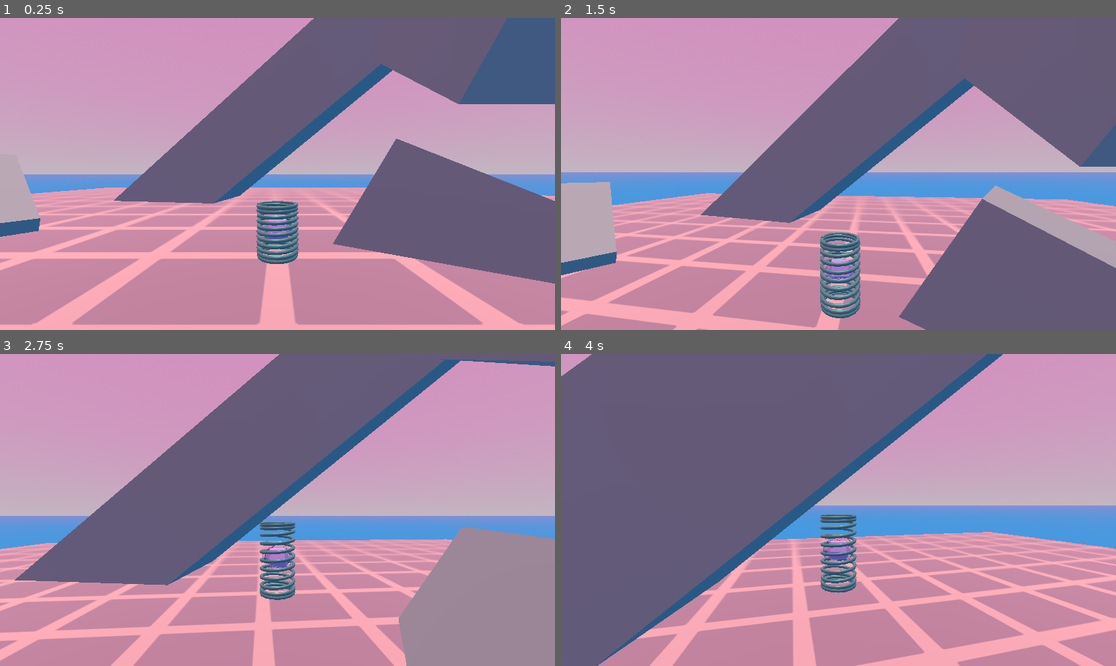
Above: before the commit, frames 1-4 (two rows, left to right).
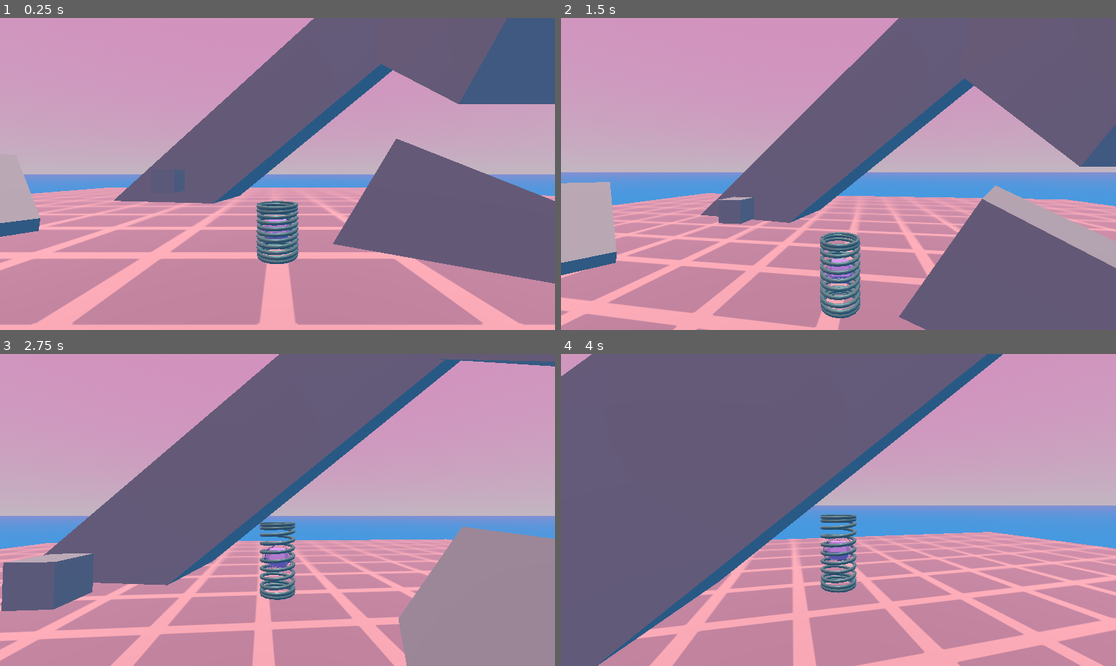
Above: after the commit, the same moments.

Repository: Althories/springstar
Game: Godot game, scene res://Scenes/Levels/main.tscn
The game is run twice, just before and just after one commit, with the same random seed, the same clock (stepped at 60 frames per second) and the same inputs. This scene is started directly instead of the project's main scene.
Inputs (mouse positions are in pixels of both pictures, inside the frame that each line leads up to):
- Up to frame 1 (0.25 s): no input
- Up to frame 2 (1.5 s): move the mouse to (866, 174) at 0.52 s; press the mouse at (866, 174) at 0.53 s; hold W (move_forward) from 0.53 s (still down); tap Space (jump) at 0.77 s; move the mouse to (810, 174) at 1.27 s; release the mouse at (810, 174) at 1.28 s; tap Tab (show_compass) at 1.35 s
- Up to frame 3 (2.75 s): keep holding W (move_forward); tap Space (jump) at 1.52 s; move the mouse to (288, 503) at 2.02 s; press the mouse at (288, 503) at 2.03 s
- Up to frame 4 (4 s): keep holding W (move_forward); move the mouse to (832, 516) at 2.77 s; release the mouse at (832, 516) at 2.78 s; tap Tab (show_compass) at 2.85 s; tap Space (jump) at 3.02, 3.77 s; move the mouse to (877, 513) at 3.52 s; press the mouse at (877, 513) at 3.53 s

The runs differ from the first frame. In frame 1, 0.1% of the frame differs, in the area x 31-34%, y 48-56%; in frame 2, 0.3%; in frame 3, 2.3%, in the area x 0-17%, y 63-83%; in frame 4, nothing differs.

Commit message:
first push
Figured out how to check for the spring specifically in area script. This is done so that the area sends a signal with its position data to the spring

Diff:
--- a/Scenes/Levels/main.tscn
+++ b/Scenes/Levels/main.tscn
@@ -9,6 +9,7 @@
 [ext_resource type="Texture2D" uid="uid://huw72g3og64t" path="res://Assets/UI/gaugeover.png" id="5_68uyl"]
 [ext_resource type="PackedScene" uid="uid://dcyn5cm8j2dgf" path="res://Scenes/Interactables/ship_part.tscn" id="6_5sf7f"]
 [ext_resource type="Script" uid="uid://baf0uyk8a2wl4" path="res://Scripts/UIScripts/chargemeter.gd" id="6_o6t2q"]
+[ext_resource type="Script" uid="uid://ck6stwkt2trs5" path="res://Scenes/Levels/test_cp.gd" id="10_d8okw"]
 
 [sub_resource type="ProceduralSkyMaterial" id="ProceduralSkyMaterial_xhx3e"]
 sky_top_color = Color(0.824498, 0.567902, 0.745864, 1)
@@ -43,6 +44,10 @@
 [sub_resource type="BoxShape3D" id="BoxShape3D_043wf"]
 size = Vector3(5, 5, 50)
 
+[sub_resource type="BoxShape3D" id="BoxShape3D_5sf7f"]
+
+[sub_resource type="BoxMesh" id="BoxMesh_d8okw"]
+
 [node name="Main2" type="Node"]
 
 [node name="World" type="Node" parent="."]
@@ -180,6 +185,7 @@
 [node name="SpringStuff" type="Node" parent="."]
 
 [node name="TestSpring" parent="SpringStuff" instance=ExtResource("2_hmkfj")]
+collision_layer = 3
 
 [node name="Compass" parent="SpringStuff" instance=ExtResource("3_irfg1")]
 transform = Transform3D(0.1, 0, 0, 0, 0.1, 0, 0, 0, 0.1, -4.819, 5, -4.643)
@@ -223,7 +229,18 @@
 [node name="ship_part" parent="." instance=ExtResource("6_5sf7f")]
 transform = Transform3D(1, 0, 0, 0, 1, 0, 0, 0, 1, -4.5908, 0, 5.34515)
 
+[node name="TestCP" type="Area3D" parent="."]
+transform = Transform3D(1, 0, 0, 0, 1, 0, 0, 0, 1, -4.94339, 1.69183, -4.23631)
+script = ExtResource("10_d8okw")
+
+[node name="TestCP_COL" type="CollisionShape3D" parent="TestCP"]
+shape = SubResource("BoxShape3D_5sf7f")
+
+[node name="TestCP_MESH" type="MeshInstance3D" parent="TestCP"]
+mesh = SubResource("BoxMesh_d8okw")
+
 [connection signal="spring_pos" from="SpringStuff/TestSpring" to="SpringStuff/Compass" method="_on_test_spring_spring_pos"]
 [connection signal="target_pos" from="ship_part" to="SpringStuff/Compass" method="_on_ship_part_target_pos"]
 
+[editable path="SpringStuff/TestSpring"]
 [editable path="SpringStuff/Compass"]
--- /dev/null
+++ b/Scenes/Levels/test_cp.gd
@@ -0,0 +1,12 @@
+extends Area3D
+
+var spring	#This stores the path of the spring node
+			#so that the area can check whether the spring overlaps it
+			#my only worry is whether this constant check impacts performance
+
+func _ready() -> void:
+	spring = get_node("../SpringStuff/TestSpring")	#This will break if this changes (teehee)
+
+func _process(_float) -> void:
+	if overlaps_body(spring):
+		print("spring REGISTERED")
Not shown: 1 places in Scenes/Levels/main.tscn that only renumber resources
Not shown, added: Scenes/Levels/test_cp.gd.uid
